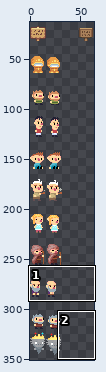
Two states of a sprite sheet, Leore/Content/npc.png. The first picture is a wide view before the edit; the outline marks the close-up.
Close-up. Before the edit:
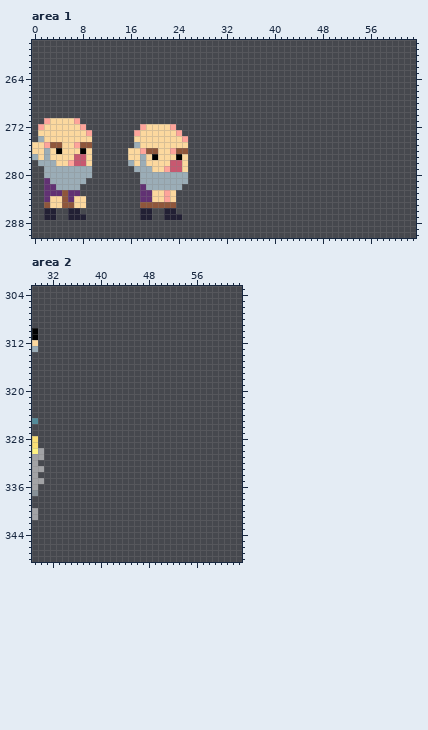
The file is 64x512 pixels. Shown: area 1: x 0..63, y 258..290; area 2: x 29..63, y 303..348. The wide view leaves out empty margins. The commit also changed other parts of the picture, which this record leaves out.
New version:
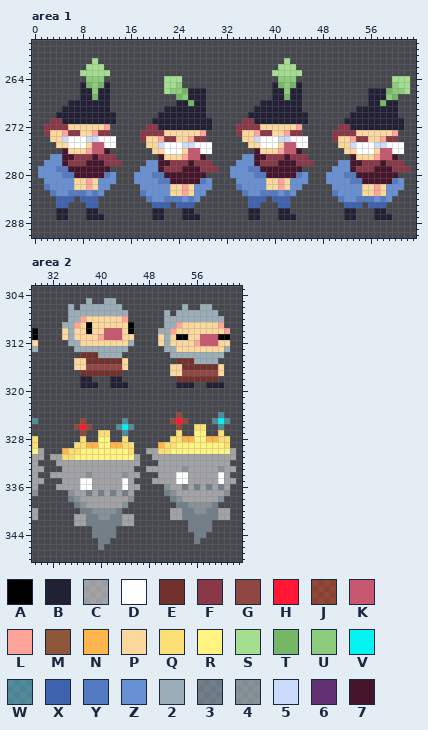
Palette (. is transparent): A #000000  B #222034  C #ffffff7f  D #ffffff  E #71312d  F #883846  G #904743  H #ff1734  J #ff481766  K #c85870  L #fea49a  M #8f563b  N #ffb54d  P #fcd89e  Q #fbdf74  R #fff382  S #a4df90  T #75b766  U #8dcc7c  V #03f3f3  W #5fcde481  X #3e62ae  Y #547ac2  Z #6891d4  2 #9badb7  3 #9eb5c27f  4 #c9dae37f  5 #cbdbfc  6 #613173  7 #44152b
Change:
Area 1:
y 261: x 10 . -> S; x 42 . -> S
y 262: x 9..11 ... -> SSS; x 41..43 ... -> SSS
y 263: x 8..12 ..... -> SSSSS; x 40..44 ..... -> SSSSS
y 264: x 9..11 ... -> UUU; x 22..24 ... -> SSS; x 41..43 ... -> UUU; x 60..62 ... -> SSS
y 265: x 8..12 ..... -> BTUTB; x 22..24 ... -> SSU; x 40..44 ..... -> BTUTB; x 60..62 ... -> USS
y 266: x 8..12 ..... -> BBUBB; x 22..28 ....... -> SUUTBBB; x 40..44 ..... -> BBUBB; x 56..62 ....... -> BBBTUUS
y 267: x 8..12 ..... -> BBTBB; x 24..28 ..... -> TUBBB; x 40..44 ..... -> BBTBB; x 56..60 ..... -> BBBUT
y 268: x 6..12 ....... -> BBBBBBB; x 24..28 ..... -> BBTBB; x 38..44 ....... -> BBBBBBB; x 56..60 ..... -> BBTBB
y 269: x 5..12 ........ -> BBBBBBBB; x 22..28 ....... -> BBBBBBB; x 37..44 ........ -> BBBBBBBB; x 54..60 ....... -> BBBBBBB
y 270: x 4..13 .......... -> BBBBBBBBBB; x 21..28 ........ -> BBBBBBBB; x 36..45 .......... -> BBBBBBBBBB; x 53..60 ........ -> BBBBBBBB
y 271: x 2..13 LPPPPL...... -> .FFBBBBBBBBB; x 20..29 .......... -> BBBBBBBBBB; x 35..45 ........... -> FFBBBBBBBBB; x 52..61 .......... -> BBBBBBBBBB
y 272: x 1..5 LPPPP -> .FFFF; x 8..12 L.... -> PPPPL; x 18..29 LPPPPL...... -> .FFBBBBBBBBB; x 34..44 ........... -> FFFFPPPPPPL; x 51..61 ........... -> FFBBBBBBBBB
y 273: x 1..2 PP -> .F; x 5..7 PPP -> LFF; x 9..12 L... -> PLFF; x 17..21 LPPPP -> .FFFF; x 24..28 L.... -> PPPPL; x 34..44 ........... -> FPPLFFPPLFF; x 50..60 ........... -> FFFFPPPPPPL
y 274: x 1..2 2P -> ..; x 5..13 PPPPP.... -> 5DDD55DDD; x 17..18 PP -> .F; x 21..23 PPP -> LFF; x 25..28 L... -> PLFF; x 35..45 ........... -> PP5DDD55DDD; x 50..60 ........... -> FPPLFFPPLFF
y 275: x 0..4 PPLMM -> ....P; x 6..13 PLMM.... -> DDDPKKDD; x 17..18 2P -> ..; x 21..29 PPPPP.... -> 5DDD55DDD; x 36..45 .......... -> PPDDDPKKDD; x 51..61 ........... -> PP5DDD55DDD
y 276: x 0..5 PP2PAP -> .....7; x 8..12 AP... -> PLKK7; x 16..20 PPLMM -> ....P; x 22..29 PLMM.... -> DDDPKKDD; x 37..44 ........ -> 7PPPLKK7; x 52..61 .......... -> PPDDDPKKDD
y 277: x 0..13 2P2PPPPKKP.... -> ...ZZ77FFF7FFF; x 16..21 PP2PAP -> .....7; x 24..28 AP... -> PLKK7; x 35..45 ........... -> ZZ77FFF7FFF; x 53..60 ........ -> 7PPPLKK7
y 278: x 1..14 222PPLKKP..... -> .ZZZ7FFF777FFF; x 16..29 2P2PPPPKKP.... -> ...ZZ77FFF7FFF; x 34..46 ............. -> ZZZ7FFF777FFF; x 51..61 ........... -> ZZ77FFF7FFF
y 279: x 1..12 .22222222... -> ZZZYY7777777; x 17..30 222PPLKKP..... -> .ZZZ7FFF777FFF; x 33..44 ............ -> ZZZYY7777777; x 50..62 ............. -> ZZZ7FFF777FFF
y 280: x 1..13 .22222222.... -> ZZZZYY77777YZ; x 17..28 .22222222... -> ZZZYY7777777; x 33..45 ............. -> ZZZZYY77777YZ; x 49..60 ............ -> ZZZYY7777777
y 281: x 2..13 6222222..... -> ZZZZZPPLPZZZ; x 17..29 .22222222.... -> ZZZZYY77777YZ; x 34..45 ............ -> ZZZZZPPLPZZZ; x 49..61 ............. -> ZZZZYY77777YZ
y 282: x 2..12 662222..... -> YZZZZPPLPZZ; x 18..29 6222222..... -> ZZZZZPPLPZZZ; x 34..44 ........... -> YZZZZPPLPZZ; x 50..61 ............ -> ZZZZZPPLPZZZ
y 283: x 2..11 666M66.... -> .YZZYYYZYZ; x 18..22 66PPL -> YZZZZ; x 24..28 ..... -> PLPZZ; x 35..43 ......... -> YZZYYYZYZ; x 50..60 ........... -> YZZZZPPLPZZ
y 284: x 2..10 6PPM6PP.. -> ..XXX.XXX; x 18..27 66PPLP.... -> .YZZYYYZYZ; x 36..38 ... -> XXX; x 40..42 ... -> XXX; x 51..59 ......... -> YZZYYYZYZ
y 285: x 2..10 MPPMMPP.. -> ..XX...XX; x 18..26 MMMMMM... -> ..XXX.XXX; x 36..37 .. -> XX; x 41..42 .. -> XX; x 52..54 ... -> XXX; x 56..58 ... -> XXX
y 286: x 2..7 BB..BB -> ..BB..; x 9..10 .. -> BB; x 18..23 BB..BB -> ..BB..; x 25..26 .. -> BB; x 36..37 .. -> BB; x 41..42 .. -> BB; x 52..53 .. -> BB; x 57..58 .. -> BB
y 287: x 2..11 BB..BBB... -> ..BB...BBB; x 18..27 BB..BBB... -> ..BB...BBB; x 36..37 .. -> BB; x 41..43 ... -> BBB; x 52..53 .. -> BB; x 57..59 ... -> BBB
Area 2:
y 305: x 38 . -> 2; x 41..42 .. -> 22
y 306: x 35 . -> 2; x 37..43 ....... -> 2222222; x 54 . -> 2; x 57..58 .. -> 22
y 307: x 35..44 .......... -> 2222222222; x 51 . -> 2; x 53..59 ....... -> 2222222
y 308: x 35..44 .......... -> 22LPPPPPPL; x 51..60 .......... -> 2222222222
y 309: x 34..45 ............ -> 22LPAPPPPPPA; x 51..60 .......... -> 22LPPPPPPL
y 310: x 34..45 ............ -> P2PPAPPKKKPA; x 50..61 ............ -> 22LPPPPPPPPL
y 311: x 34..45 ............ -> P2PPPPLKKKPP; x 50..61 ............ -> P2PAAPPKKKAA
y 312: x 35..45 ........... -> 22PPPPPPPP2; x 50..61 ............ -> P2PPPPLKKKPP
y 313: x 36..44 ......... -> 222222222; x 51..61 ........... -> 22PPPPPPPP2
y 314: x 37..43 ....... -> EEE2222; x 52..60 ......... -> 222222222
y 315: x 36..44 ......... -> PPEEEEEEP; x 53..59 ....... -> EEE2222
y 316: x 36..44 ......... -> PPGGGGGGP; x 52..60 ......... -> PPEEEEEEP
y 317: x 37..43 ....... -> EEEEEEE; x 52..60 ......... -> PPGGGGGGP
y 318: x 37..38 .. -> BB; x 42..43 .. -> BB; x 53..59 ....... -> EEEEEEE
y 319: x 37..39 ... -> BBB; x 42..44 ... -> BBB; x 53..55 ... -> BBB; x 58..60 ... -> BBB
y 324: x 53 . -> J; x 60 . -> W
y 325: x 37 . -> J; x 44 . -> W; x 52..54 ... -> JHJ; x 59..61 ... -> WVW
y 326: x 36..38 ... -> JHJ; x 43..45 ... -> WVW; x 53 . -> J; x 56..57 .. -> QQ; x 60 . -> W
y 327: x 37 . -> J; x 40..41 .. -> QQ; x 44 . -> W; x 53 . -> Q; x 56..57 .. -> RR; x 60 . -> Q
y 328: x 37 . -> Q; x 40..41 .. -> RR; x 44 . -> Q; x 52..61 .......... -> QQNNRRNNQQ
y 329: x 36..45 .......... -> QQNNRRNNQQ; x 50..61 ............ -> NQQRRRRRRRRQ
y 330: x 34..45 ............ -> NQQRRRRRRRRQ; x 48..62 ............... -> CCQQRRRRRRRRRRC
y 331: x 32..46 ............... -> CCQQRRRRRRRRRRC; x 49..62 .............. -> CCCCCCCCCCCCCC
y 332: x 33..46 .............. -> CCCCCCCCCCCCCC; x 50..61 ............ -> CCCCCCCCCCCC
y 333: x 34..45 ............ -> CCCCCCCCCCCC; x 48..62 ............... -> CCCCCC4CCCCC4CC
y 334: x 32..46 ............... -> CCCCCC4CCCCC4CC; x 50..61 ............ -> CCCDDCCCCCDC
y 335: x 34..45 ............ -> CCCDDCCCCCDC; x 49..62 .............. -> CCCCDDCCCCCDCC
y 336: x 33..46 .............. -> CCCCDDCCCCCDCC; x 51..61 ........... -> 4CC3C3C3C3C
y 337: x 35..45 ........... -> 4CC3C3C3C3C; x 51..61 ........... -> 34CCCCCCCC4
y 338: x 35..45 ........... -> 34CCCCCCCC4; x 52..60 ......... -> 34CCCCCC4
y 339: x 36..44 ......... -> 34CCCCCC4; x 53..59 ....... -> 3344443
y 340: x 37..43 ....... -> 3344443; x 52..61 .......... -> CC334433CC
y 341: x 36..45 .......... -> CC334433CC; x 52..61 .......... -> CC333333CC
y 342: x 36..45 .......... -> CC333333CC; x 55..58 .... -> 3333
y 343: x 39..42 .... -> 3333; x 55..58 .... -> 3333
y 344: x 39..42 .... -> 3333; x 56..57 .. -> 33
y 345: x 40..41 .. -> 33; x 56 . -> 3
y 346: x 40 . -> 3
Boxes around the changes in both close-ups, in picture pixels (x1, y1, x2, y2):
changed: (32, 58, 410, 220)
added: (62, 298, 134, 388)
added: (158, 304, 230, 388)
added: (50, 412, 236, 550)
